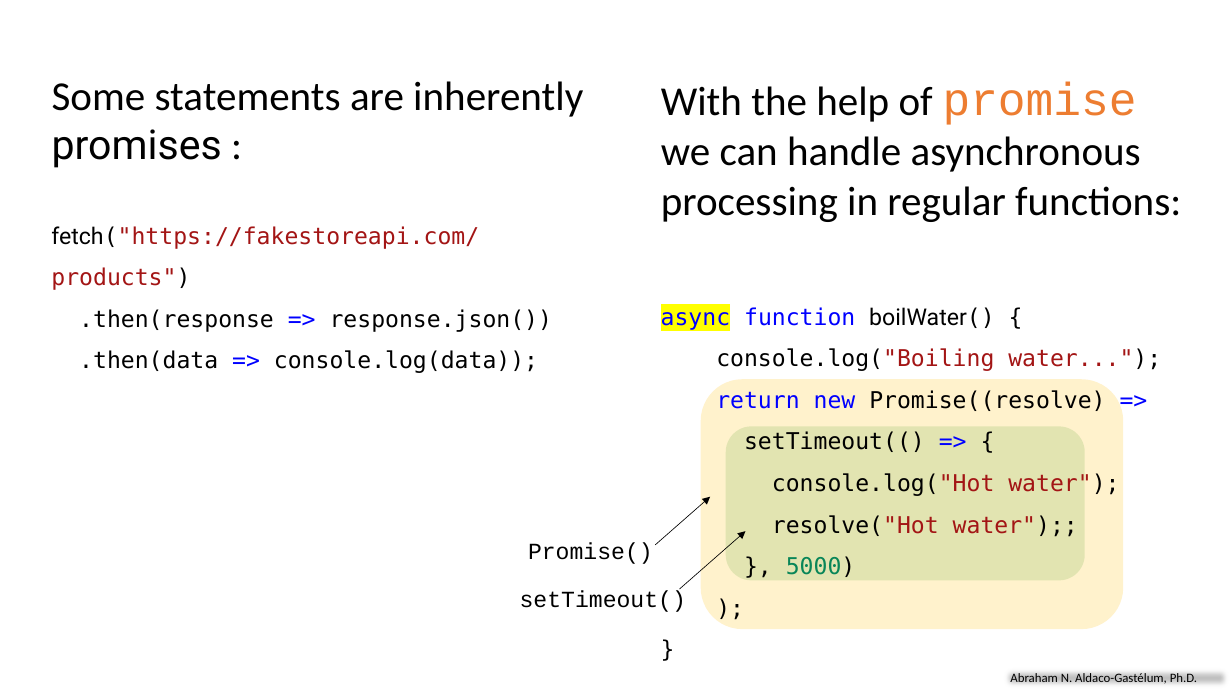
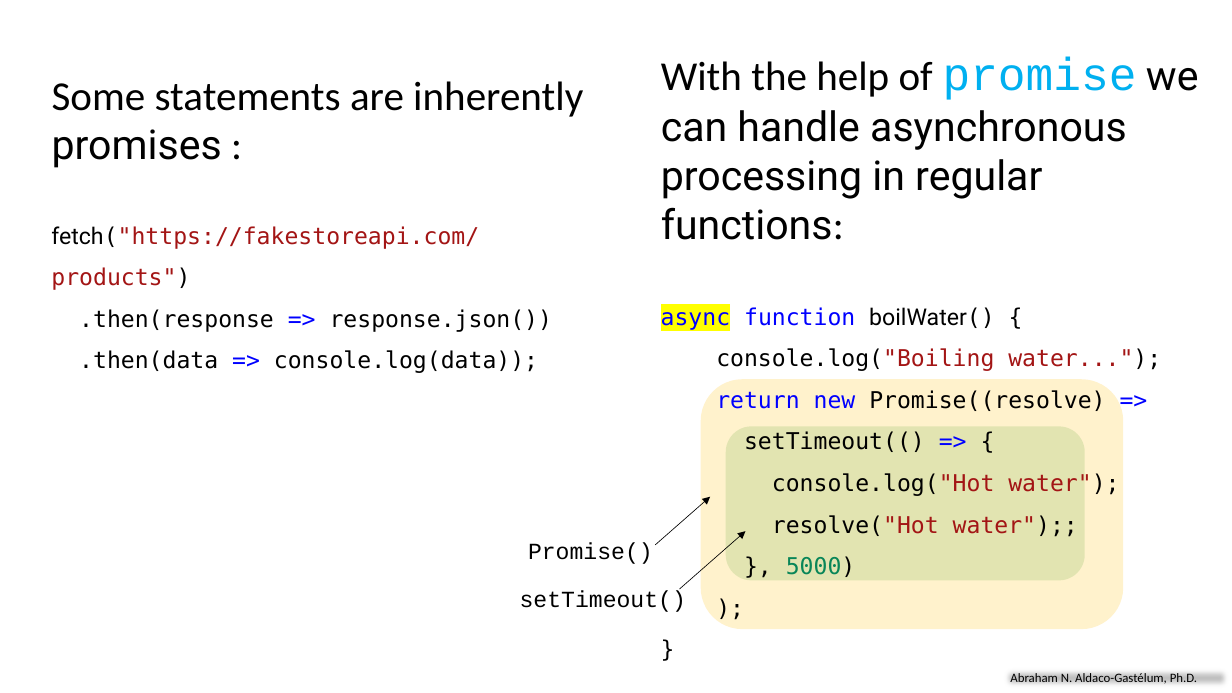
Before and after one commit to aaldacog/uwp, a slide deck: slide 33 of AsynchronousProcessing_AbrahamAldaco.pptx. Drawn at 1232x693 pixels with LibreOffice and Linux fonts; fonts in the diff are those of the drawing. Boxes give left, top, right and bottom in pixels: in the first picture for what was removed or moved away, otherwise in the second. Text is boxed around its words. In the diff, an @@ line names an element or a change of style, - is before the commit and + after.

```diff
--- a/AsynchronousProcessing_AbrahamAldaco.pptx
+++ b/AsynchronousProcessing_AbrahamAldaco.pptx
@@ text "With the help of promise ...": place and size @@
-text "With the help of promise ..." at (661, 82, 1181, 222)
+text "With the help of promise ..." at (661, 57, 1199, 240)
@@ text "With the help of promise ..." at (661, 57, 1199, 240): font Calibri to Roboto in "we can handle asynchronous processing in regular ..."; text colour #ED7D31 to #00B0F0 in "promise" @@
```
Also in this commit, not shown: 24 other slides changed, 3 slides added, 1 slide removed, 1 other file.
